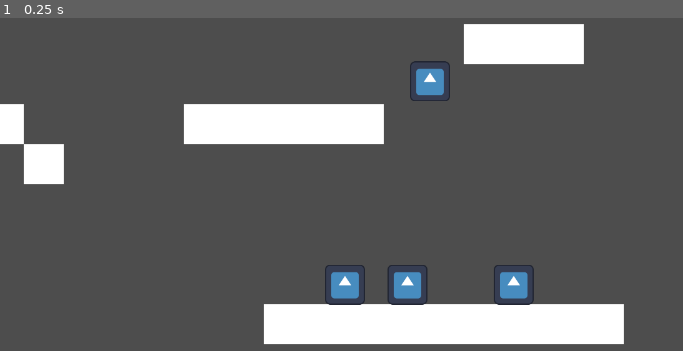
Above: before the commit, frame 1.
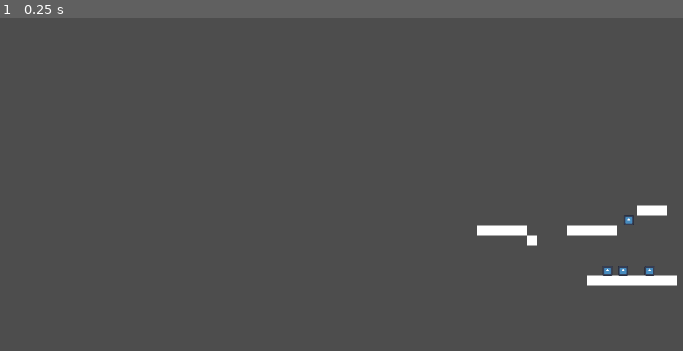
Above: after the commit, the same moment.

Repository: xtr3m3nerd/mini-jam-153-magnet-fishing
Game: Godot game, scene res://scenes/testing/test_magnet.tscn
Two runs of this game, one before a commit and one after it. Both use one fixed random seed, a clock stepped at 60 frames per second and the inputs below. The project has no main scene, so this scene is started directly. The engine's default icon, where the game draws it, is replaced by a stand-in: a white triangle on a blue panel in a dark square.
Inputs:
- Up to frame 1 (0.25 s): no input

The runs differ from the first frame. In frame 1, 16% of the frame differs, in the area x 0-100%, y 1-98%.

Commit message:
0,0 problem

Diff:
--- a/scenes/prefabs/magnet.gd
+++ b/scenes/prefabs/magnet.gd
@@ -55,12 +55,13 @@
 				var sticky_addition = sticky.duplicate()
 				sticky.get_node("CollisionShape2D").disabled = true
 
-
+				object.get_parent().remove_child(object)
 				self.add_child(object)
 				object.get_node("CollisionShape2D").disabled = true
 				object.sleeping = true
 				object.gravity_scale = 0
 				object.is_stickied = true
+				object.freeze = true
 
 				sticky_zone.add_child(sticky_addition)
 				sticky_addition.position = object.position
--- a/scenes/prefabs/object.gd
+++ b/scenes/prefabs/object.gd
@@ -4,4 +4,6 @@
 
 func _integrate_forces(state):
 	if is_stickied and get_parent() is RigidBody2D:
-		state.linear_velocity = linear_velocity + get_parent().velocity_vector
+		state.transform = Transform2D.IDENTITY
+		state.linear_velocity = Vector2.ZERO
+		state.angular_velocity = 0
--- a/scenes/testing/test_magnet.tscn
+++ b/scenes/testing/test_magnet.tscn
@@ -33,8 +33,8 @@
 layer_0/tile_data = PackedInt32Array(786441, 65536, 0, 786442, 65536, 0, 786443, 65536, 0, 786444, 65536, 0, 786445, 65 …(340 unchanged characters)…
 
 [node name="Camera2D" type="Camera2D" parent="."]
-position = Vector2(749, 422)
-zoom = Vector2(2, 2)
+position = Vector2(41, 150)
+zoom = Vector2(0.5, 0.5)
 
 [node name="Object" parent="." instance=ExtResource("4_r0fmc")]
 position = Vector2(755, 512)
